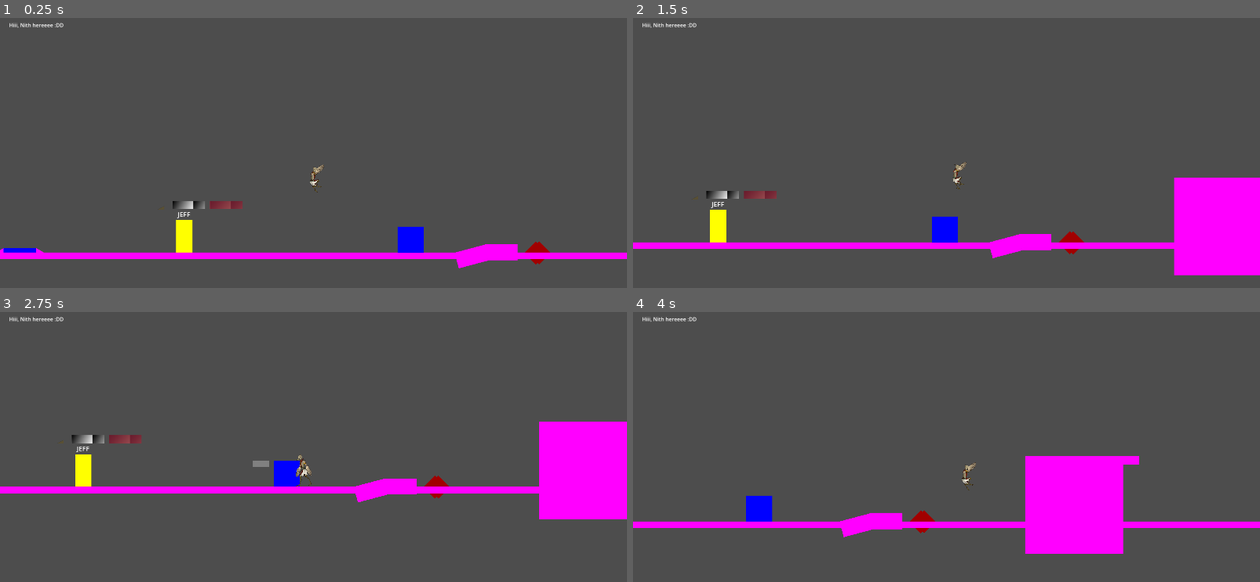
Above: before the commit, frames 1-4 (two rows, left to right).
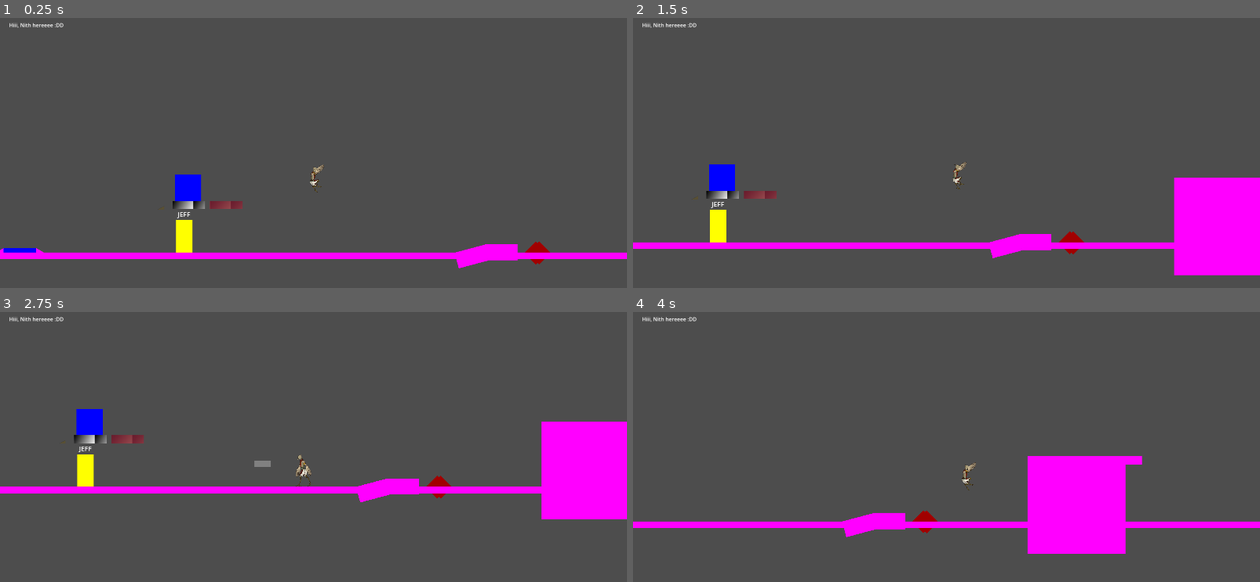
Above: after the commit, the same moments.

Repository: M4przybysz/Kamen-z-serca
Game: Godot game, scene res://src/main/main.tscn
Same seed, same stepped clock (60 frames per second), same inputs: the game is played once before the commit and once after it.
Inputs (mouse positions are in pixels of both pictures, inside the frame that each line leads up to):
- Up to frame 1 (0.25 s): no input
- Up to frame 2 (1.5 s): move the mouse to (1084, 158) at 0.52 s; hold D (move_right) from 0.53 s (still down); tap Mouse wheel down (change_feather_down) at 0.6 s; tap Space (jump) at 0.77 s; move the mouse to (821, 193) at 1.27 s; tap Mouse wheel up (change_feather_up) at 1.35 s
- Up to frame 3 (2.75 s): tap Space (jump) at 1.52 s; move the mouse to (376, 393) at 2.02 s; release D (move_right) at 2.03 s; hold A (move_left) from 2.03 s (still down); tap Middle mouse button (feather_throw) at 2.1 s
- Up to frame 4 (4 s): move the mouse to (915, 541) at 2.77 s; release A (move_left) at 2.78 s; hold D (move_right) from 2.78 s (still down); tap Q (shield_use) at 2.85 s; tap Space (jump) at 3.02, 3.77 s; move the mouse to (1134, 522) at 3.52 s; tap Shift (slide_and_air_dash) at 3.6 s

The runs differ from the first frame. In frame 1, 0.8% of the frame differs, in the area x 27-68%, y 57-87%; in frame 2, 0.8%; in frame 3, 1.3%, in the area x 9-87%, y 35-77%; in frame 4, 0.8%.

Commit message:
Added new functionalities to breaking platform. (not respawning, ignoring player, detecting blocks and possibility of connecting specific block)

Diff:
--- a/la_creatura_game/src/templates/enviroment/Platform_breaking.tscn
+++ b/la_creatura_game/src/templates/enviroment/Platform_breaking.tscn
@@ -25,6 +25,8 @@
 shape = SubResource("RectangleShape2D_pw17s")
 
 [node name="Area2D" type="Area2D" parent="."]
+collision_layer = 33
+collision_mask = 33
 
 [node name="CollisionShape2D" type="CollisionShape2D" parent="Area2D"]
 position = Vector2(50, 0)
--- a/la_creatura_game/src/templates/enviroment/platform_breaking.gd
+++ b/la_creatura_game/src/templates/enviroment/platform_breaking.gd
@@ -9,6 +9,10 @@
 @export var width: int = 100
 @export var height: int = 25
 @export var break_counter: int = 3
+@export var respawn: bool = true
+@export var ignore_player: bool = false
+@export var detect_blocks: bool = false
+@export var connected_block: RigidBody2D
 
 # Called when the node enters the scene tree for the first time.
 func _ready() -> void:
@@ -20,16 +24,27 @@
 	texture_rect.size = Vector2(width, height)
 
 func _on_area_2d_body_entered(body: Node2D) -> void:
-	if body.is_in_group("player"):
-		break_counter -= 1
-		if break_counter == 0 && timer.is_stopped():
-			break_platform()
+	if body.is_in_group("player") && !ignore_player:
+		count_break()
+
+	if body.is_in_group("pushable_object") && detect_blocks:
+		if connected_block:
+			if body == connected_block:
+				count_break()
+		else:
+			count_break()
+
+func count_break() -> void:
+	break_counter -= 1
+	if break_counter == 0 && timer.is_stopped():
+		break_platform()
 
 func break_platform() -> void:
 	visible = false
 	break_collision.set_deferred("disabled", true)
 	collision.set_deferred("disabled", true)
-	timer.start()
+	if respawn:
+		timer.start()
 
 func _on_timer_timeout() -> void:
 	timer.stop()
--- a/la_creatura_game/src/test_elements/levels/programmers_playground.tscn
+++ b/la_creatura_game/src/test_elements/levels/programmers_playground.tscn
@@ -144,9 +144,14 @@
 position = Vector2(2500, 10)
 shape = SubResource("RectangleShape2D_dxcl2")
 
-[node name="PlatformBreaking" parent="BuildingBlocks" instance=ExtResource("4_frxwc")]
+[node name="PlatformBreaking" parent="BuildingBlocks" node_paths=PackedStringArray("connected_block") instance=ExtResource("4_frxwc")]
 position = Vector2(-57, 492)
 texture_file = ExtResource("5_x4klb")
+break_counter = 1
+respawn = false
+ignore_player = true
+detect_blocks = true
+connected_block = NodePath("../../Puzzles/PushableObject")
 
 [node name="PlatformBasic" parent="BuildingBlocks" instance=ExtResource("5_8lnfh")]
 position = Vector2(68, 491)
@@ -171,7 +176,7 @@
 [node name="Puzzles" type="Node2D" parent="."]
 
 [node name="PushableObject" parent="Puzzles" instance=ExtResource("8_7rcs7")]
-position = Vector2(798, 565)
+position = Vector2(116, 418)
 
 [node name="PressurePlate" parent="Puzzles" node_paths=PackedStringArray("connected_thing") instance=ExtResource("9_e0jtf")]
 position = Vector2(-399, 643)
